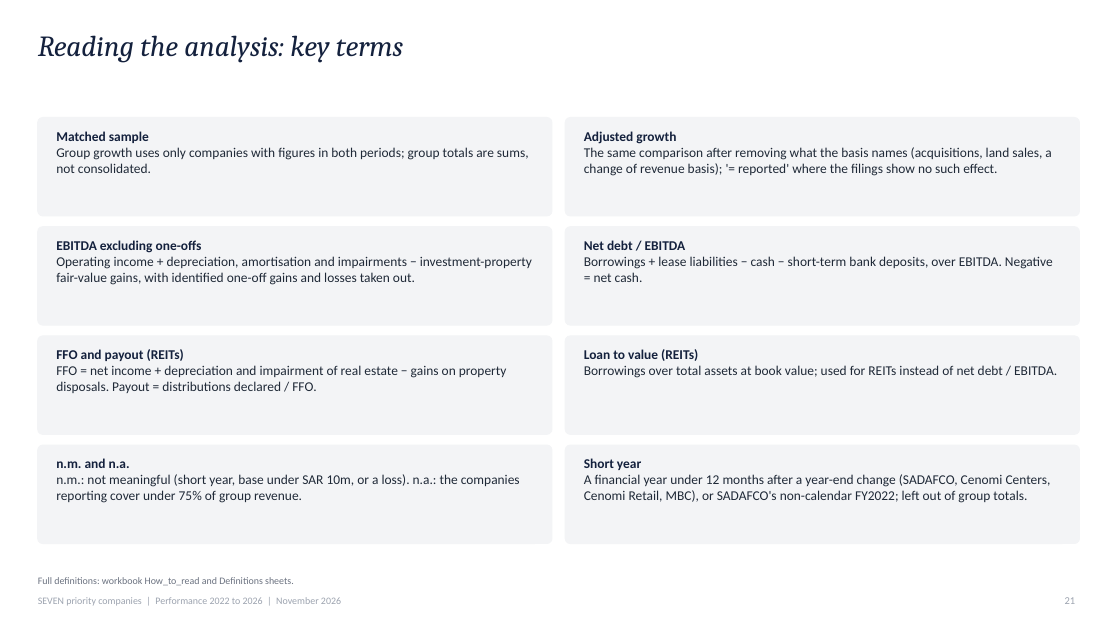
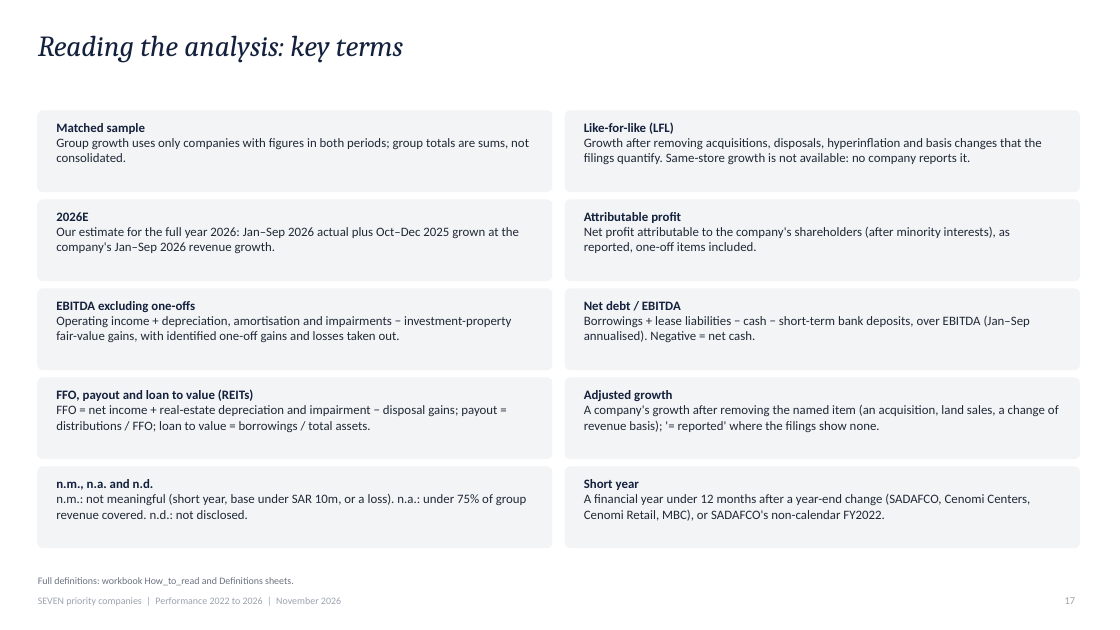
Before and after one commit to KhalidAba94/Test, a slide deck: slide 17 of sector-analysis/sets/seven/output/SEVEN_Priority_Companies_Executive_Deck.pptx (slide 21 before the commit). Drawn at 1120x630 pixels with LibreOffice and Linux fonts; fonts in the diff are those of the drawing. Boxes give left, top, right and bottom in pixels: in the first picture for what was removed or moved away, otherwise in the second. Text is boxed around its words. In the diff, an @@ line names an element or a change of style, - is before the commit and + after.

```diff
--- a/sector-analysis/sets/seven/output/SEVEN_Priority_Companies_Executive_Deck.pptx
+++ b/sector-analysis/sets/seven/output/SEVEN_Priority_Companies_Executive_Deck.pptx
@@ rounded rectangle: place and size @@
-rounded rectangle at (38,118,552,216)
+rounded rectangle at (38,111,552,192)
@@ text "Matched sample": place and size @@
-text "Matched sample" at (56,131,529,173)
+text "Matched sample" at (56,123,529,162)
@@ text "Matched sample" at (56,123,529,162): size 11.5 to 11 pt @@
@@ rounded rectangle: place and size @@
-rounded rectangle at (565,118,1080,216)
+rounded rectangle at (565,111,1080,192)
@@ text added at (584,122,1041,164), 11 pt, text #1F2937 @@
+Like-for-like (LFL)
+Growth after removing acquisitions, disposals, hyperinflation and basis changes that the filings quantify. Same-store growth is not available: no company reports it.
@@ rounded rectangle: place and size @@
-rounded rectangle at (38,227,552,325)
+rounded rectangle at (38,200,552,281)
@@ proportions changed in 8 elements at (38,467,552,548), (565,467,1080,548), (38,111,552,192), (565,111,1080,192), (38,378,552,459), (565,378,1080,459), (38,200,552,281), (565,200,1080,281) @@
@@ rounded rectangle: place and size @@
-rounded rectangle at (565,227,1080,325)
+rounded rectangle at (565,200,1080,281)
@@ text added at (56,212,519,253), 11 pt, text #1F2937 @@
+2026E
+Our estimate for the full year 2026: Jan–Sep 2026 actual plus Oct–Dec 2025 grown at the company's Jan–Sep 2026 revenue growth.
@@ text added at (584,212,1010,253), 11 pt, text #1F2937 @@
+Attributable profit
+Net profit attributable to the company's shareholders (after minority interests), as reported, one-off items included.
@@ rounded rectangle added at (38,289,552,370), fill #F3F4F6, outline #F3F4F6 1 pt @@
@@ text "EBITDA excluding one-offs" at (56,301,511,342): size 11.5 to 11 pt @@
@@ text "EBITDA excluding one-offs": place and size @@
-text "EBITDA excluding one-offs" at (56,240,532,285)
+text "EBITDA excluding one-offs" at (56,301,511,342)
@@ rounded rectangle added at (565,289,1080,370), fill #F3F4F6, outline #F3F4F6 1 pt @@
@@ text "Net debt / EBITDA": place and size @@
-text "Net debt / EBITDA" at (584,240,1053,282)
+text "Net debt / EBITDA" at (584,301,1030,342)
@@ text at (584,316,1030,342): text changed; size 11.5 to 11 pt @@
-Borrowings + lease liabilities − cash − short-term bank deposits, over EBITDA. Negative = net cash.
+Borrowings + lease liabilities − cash − short-term bank deposits, over EBITDA (Jan–Sep annualised). Negative = net cash.
@@ text at (584,301,681,310): size 11.5 to 11 pt in "Net debt / EBITDA" @@
@@ text removed at (584,349,1057,378) @@
-Loan to value (REITs)
-Borrowings over total assets at book value; used for REITs instead of net debt / EBITDA.
@@ rounded rectangle: place and size @@
-rounded rectangle at (38,336,552,434)
+rounded rectangle at (38,378,552,459)
@@ text at (56,389,497,432): text changed; size 11.5 to 11 pt @@
-FFO and payout (REITs)
-FFO = net income + depreciation and impairment of real estate − gains on property disposals. Payout = distributions declared / FFO.
+FFO, payout and loan to value (REITs)
+FFO = net income + real-estate depreciation and impairment − disposal gains; payout = distributions / FFO; loan to value = borrowings / total assets.
@@ rounded rectangle: place and size @@
-rounded rectangle at (565,336,1080,434)
+rounded rectangle at (565,378,1080,459)
@@ text "Adjusted growth": place and size @@
-text "Adjusted growth" at (584,131,1051,176)
+text "Adjusted growth" at (584,390,1059,432)
@@ text at (584,405,1059,432): text changed; size 11.5 to 11 pt @@
-The same comparison after removing what the basis names (acquisitions, land sales, a change of revenue basis); '= reported' where the filings show no such effect.
+A company's growth after removing the named item (an acquisition, land sales, a change of revenue basis); '= reported' where the filings show none.
@@ text at (584,390,672,401): size 11.5 to 11 pt in "Adjusted growth" @@
@@ rounded rectangle: place and size @@
-rounded rectangle at (38,445,552,544)
+rounded rectangle at (38,467,552,548)
@@ text at (56,479,527,519): text changed; size 11.5 to 11 pt @@
-n.m. and n.a.
-n.m.: not meaningful (short year, base under SAR 10m, or a loss). n.a.: the companies reporting cover under 75% of group revenue.
+n.m., n.a. and n.d.
+n.m.: not meaningful (short year, base under SAR 10m, or a loss). n.a.: under 75% of group revenue covered. n.d.: not disclosed.
@@ rounded rectangle: place and size @@
-rounded rectangle at (565,445,1080,544)
+rounded rectangle at (565,467,1080,548)
@@ text at (584,479,639,490): size 11.5 to 11 pt in "Short year" @@
@@ text "Short year": place and size @@
-text "Short year" at (584,458,1051,503)
+text "Short year" at (584,479,1030,521)
@@ text at (584,494,1030,521): text changed; size 11.5 to 11 pt @@
-A financial year under 12 months after a year-end change (SADAFCO, Cenomi Centers, Cenomi Retail, MBC), or SADAFCO's non-calendar FY2022; left out of group totals.
+A financial year under 12 months after a year-end change (SADAFCO, Cenomi Centers, Cenomi Retail, MBC), or SADAFCO's non-calendar FY2022.
@@ page number at (1065,597,1076,604): text changed @@
-21
+17
```
Also in this commit, not shown: 23 other slides changed, 1 slide added, 5 slides removed, 4 other files.
